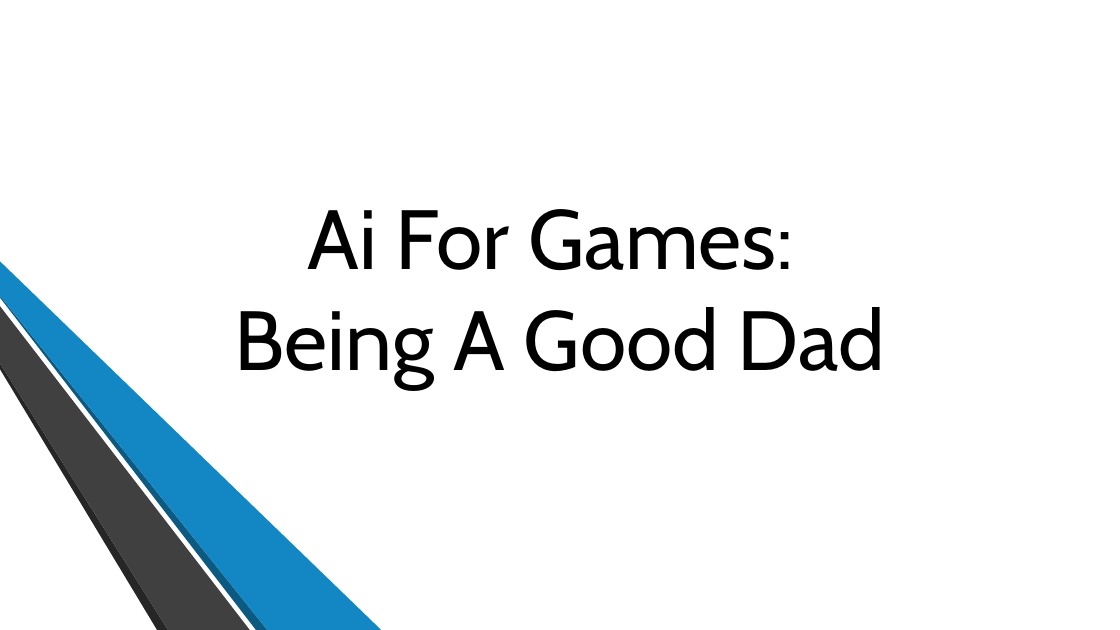
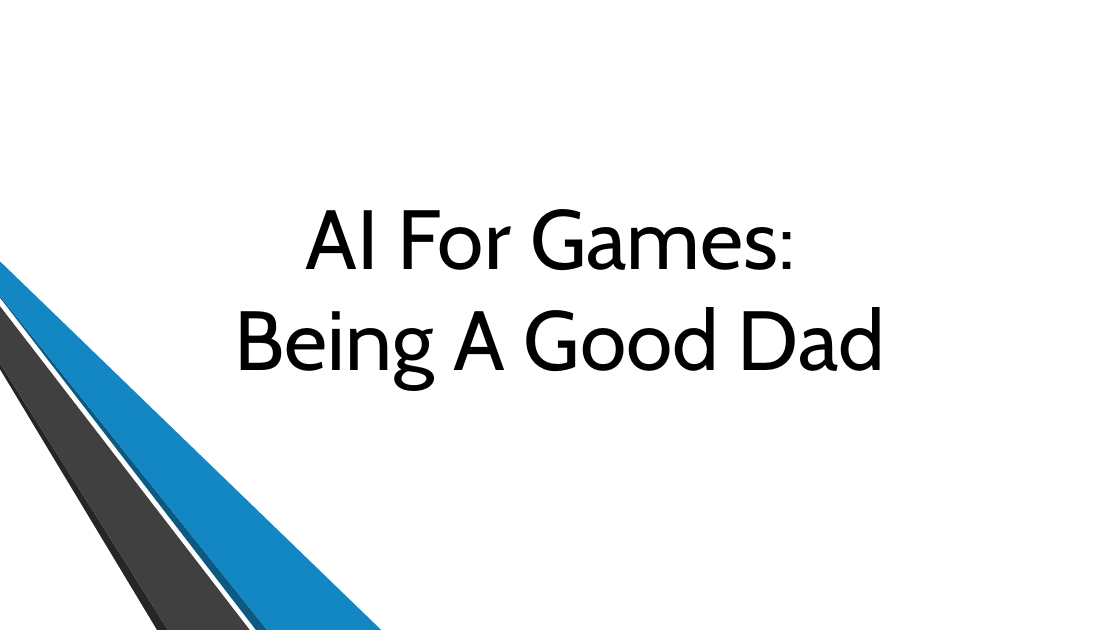
Before and after one commit to mDinardo08/diss, a slide deck: slide 1 of PosterDayPresentation.pptx. Drawn at 1120x630 pixels with LibreOffice and Linux fonts; fonts in the diff are those of the drawing; background and template pictures are left out. Boxes give left, top, right and bottom in pixels: in the first picture for what was removed or moved away, otherwise in the second. Text is boxed around its words. In the diff, an @@ line names an element or a change of style, - is before the commit and + after.

```diff
--- a/PosterDayPresentation.pptx
+++ b/PosterDayPresentation.pptx
@@ title at <box>235,209,885,388</box>: text changed @@
-Ai For Games:
-Being A Good Dad
+AI For Games:
+Being A Good Dad
```
Also in this commit, not shown: 3 other slides changed, 3 other files.
